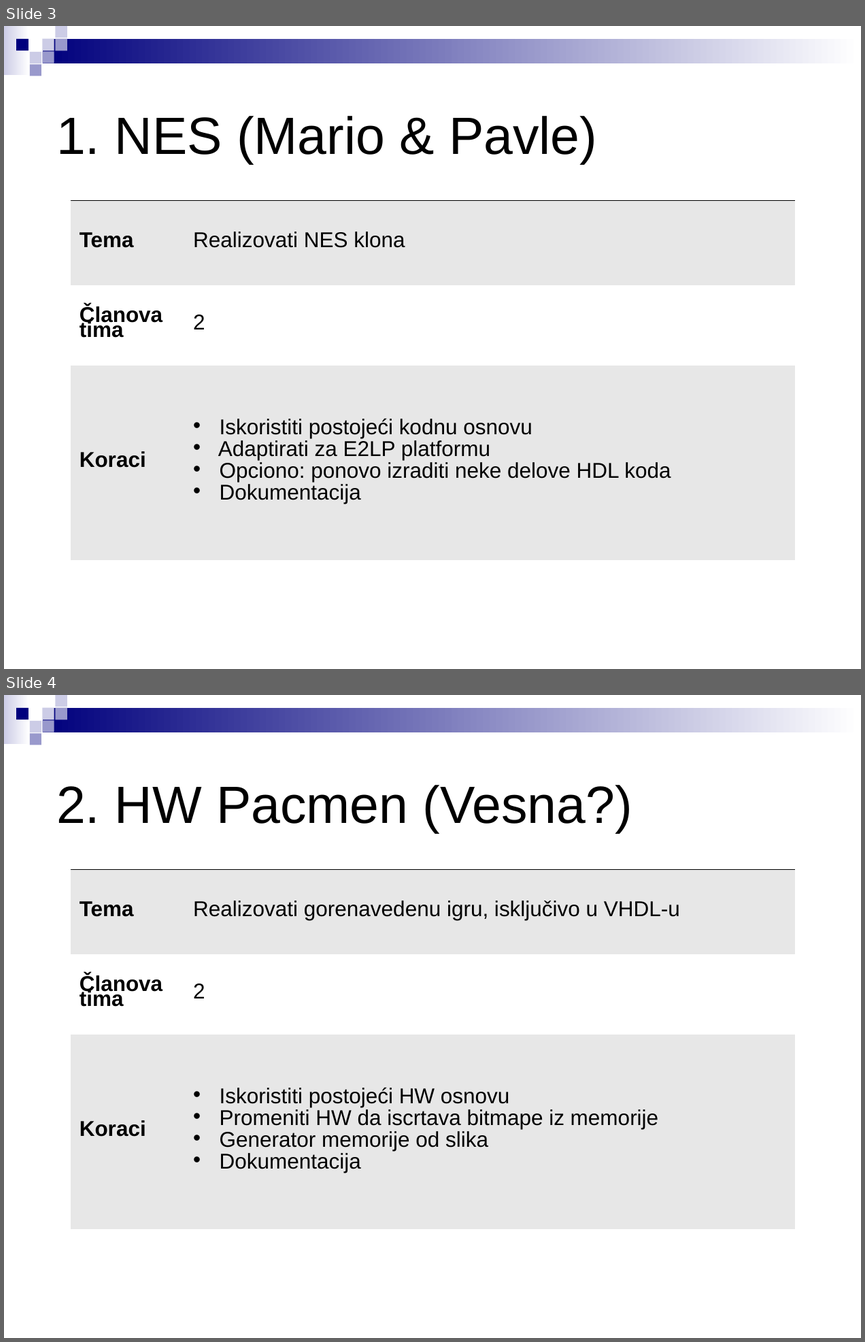
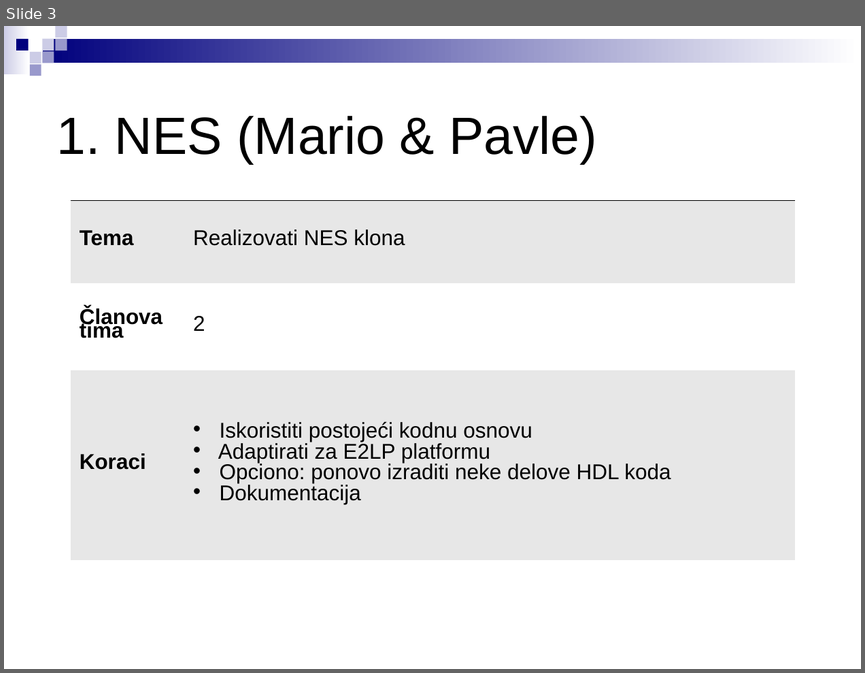
Before and after one commit to stefankoncarevic/projects_2018, a slide deck: LPRS2_projekti.ppt. Shown one above the other, each under a label of ours: slides 3 and 4 before the commit, slide 3 after it. The pictures are 865x1342 and 865x673 pixels, drawn with LibreOffice and Linux fonts; fonts in the diff are those of the drawing. Boxes give left, top, right and bottom in pixels: in the first picture for what was removed or moved away, otherwise in the second. Text is boxed around its words. In the diff, an @@ line names an element or a change of style, - is before the commit and + after.

```diff
--- a/LPRS2_projekti.ppt
+++ b/LPRS2_projekti.ppt
@@ slide 4 removed at (4, 695, 861, 1338), background #FFFFFF; not listed: 9 template elements that a slide beside it also shows @@
@@ text removed at (56, 785, 632, 833) @@
-2. HW Pacmen (Vesna?)
@@ table removed at (71, 869, 795, 1229), 3 rows, 2 columns @@
-Tema | Realizovati gorenavedenu igru, isključivo u VHDL-u
-Članova tima | 2
-Koraci | Iskoristiti postojeći HW osnovu / Promeniti HW da iscrtava bitmape iz memorije / Generator memorije od slika / Dokumentacija
@@ slide 3 changed as well @@
@@ table at (71, 200, 795, 560) @@
@@ line spacing 0.61 to 0.57 @@
```
Also in this commit, not shown: 18 other slides changed, 1 slide added.
